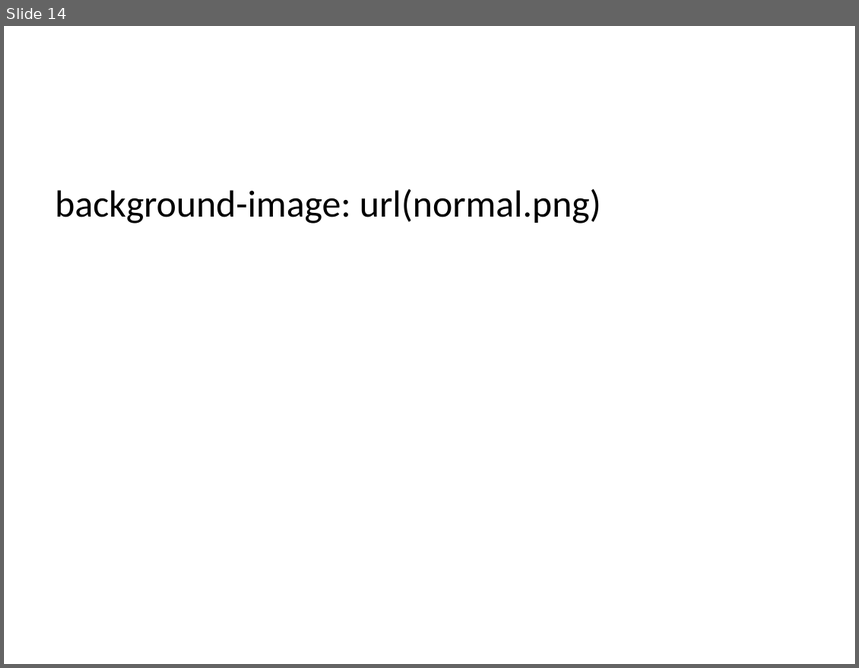
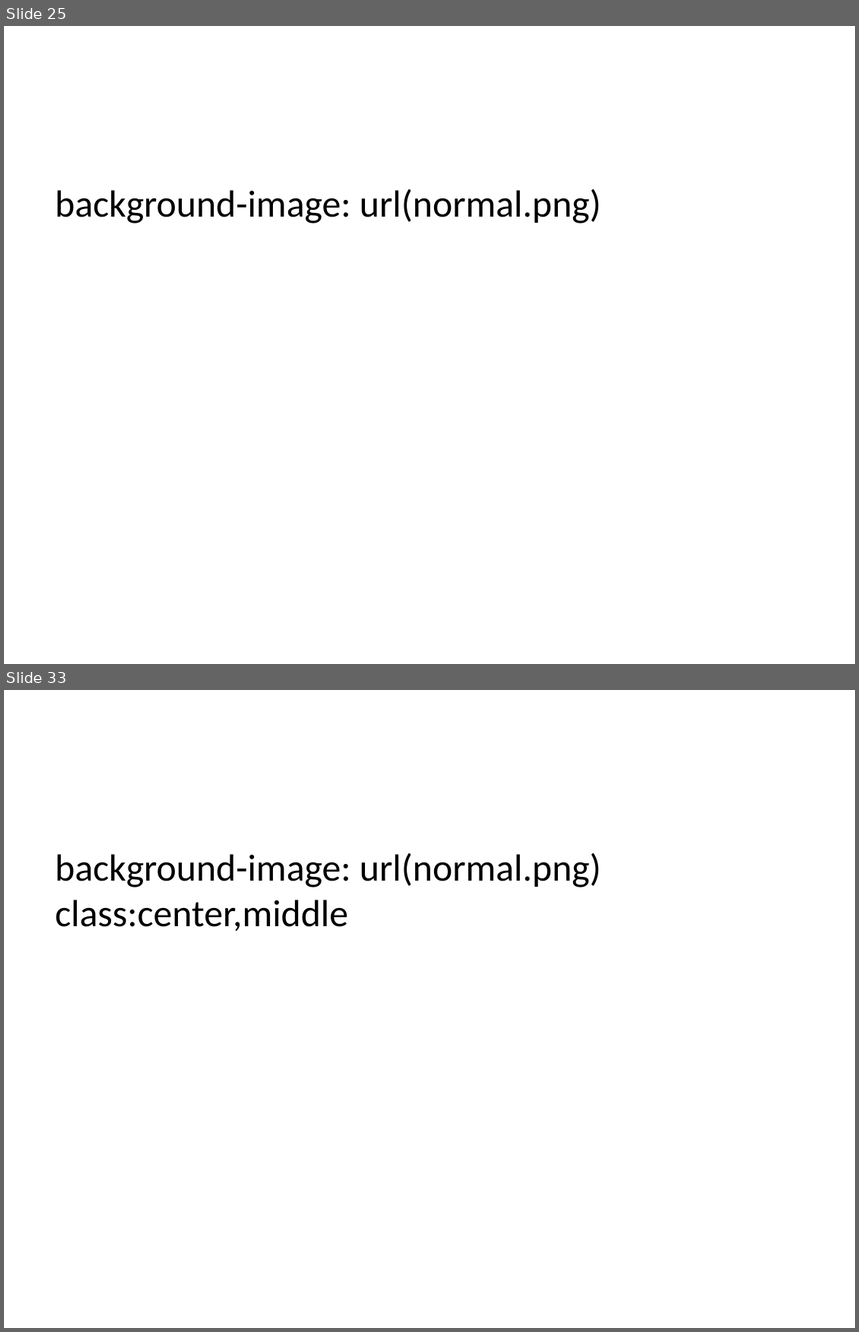
Before and after one commit to imedkrisna/krisna, a slide deck: content/en/slides/paper2/paper2.pptx. Shown one above the other, each under a label of ours: slide 14 before the commit, slides 25 and 33 after it; the slides between them are not shown. The pictures are 859x668 and 859x1332 pixels, drawn with LibreOffice and Linux fonts; fonts in the diff are those of the drawing. Boxes give left, top, right and bottom in pixels: in the first picture for what was removed or moved away, otherwise in the second. Text is boxed around its words. In the diff, an @@ line names an element or a change of style, - is before the commit and + after.

```diff
--- a/content/en/slides/paper2/paper2.pptx
+++ b/content/en/slides/paper2/paper2.pptx
@@ slide 33 added at [4,690,855,1328], background #FFFFFF @@
@@ text added at [55,853,601,931], 32 pt, text #000000 @@
+background-image: url(normal.png) class:center,middle
@@ what was slide 14 is now slide 25 @@
```
Also in this commit, not shown: 1 slide changed, 71 other slides added, 2 slides removed, 4 other files.
